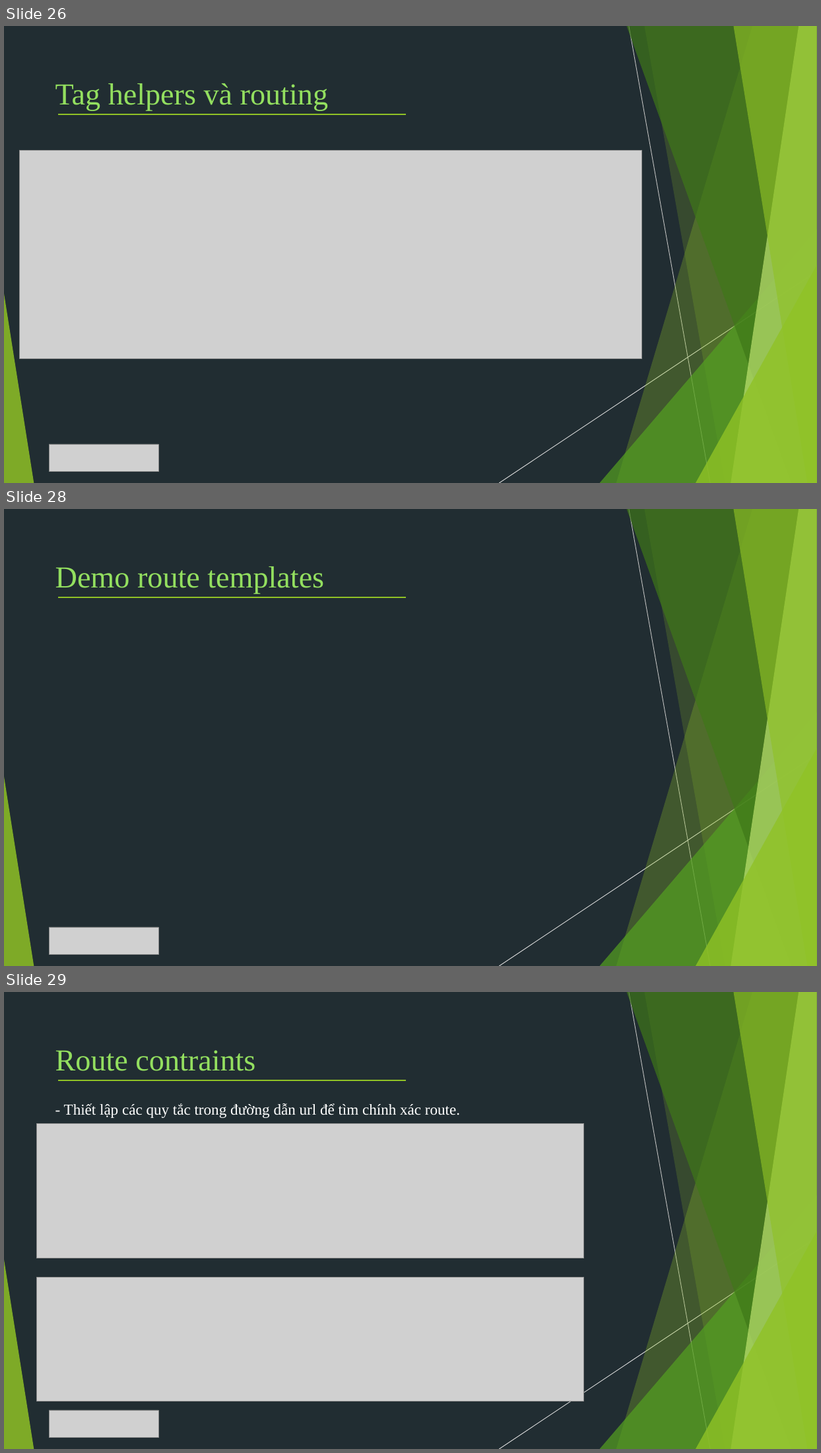
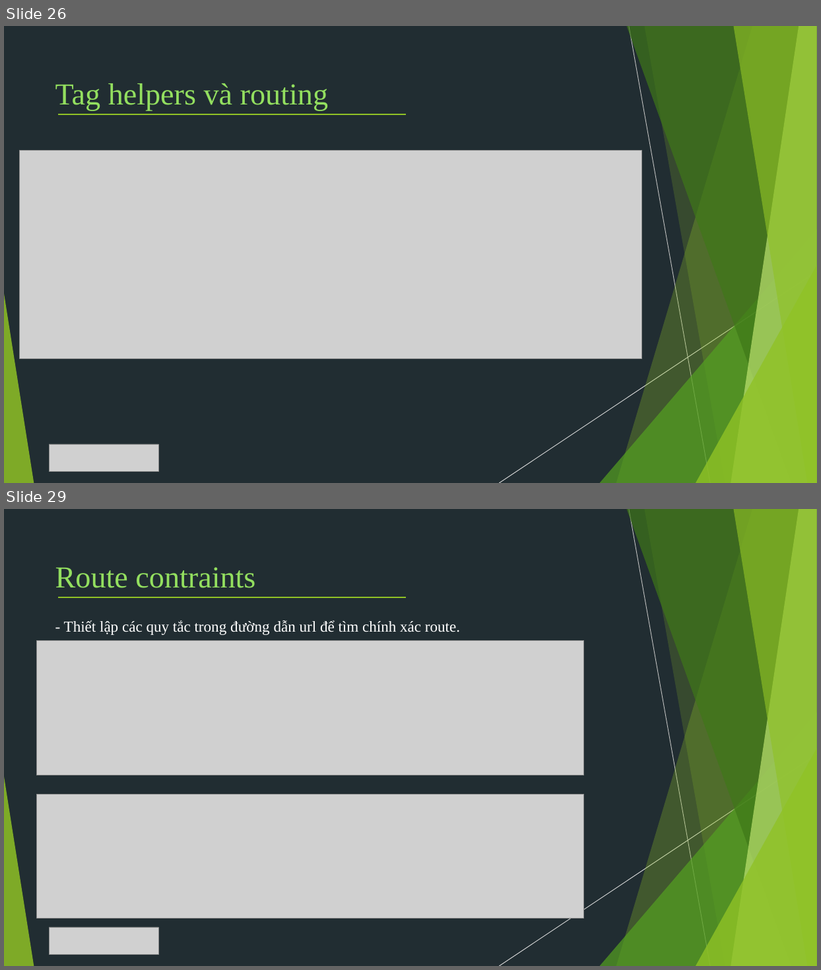
Before and after one commit to TechMarDay/RazorPage, a slide deck: Razor pages.pptx. Shown one above the other, each under a label of ours: slides 26, 28 and 29 before the commit, slides 26 and 29 after it; the slides between them are not shown. The pictures are 821x1453 and 821x970 pixels, drawn with LibreOffice and Linux fonts; fonts in the diff are those of the drawing; grey boxes stand for pictures. Boxes give left, top, right and bottom in pixels: in the first picture for what was removed or moved away, otherwise in the second. Text is boxed around its words. In the diff, an @@ line names an element or a change of style, - is before the commit and + after.

```diff
--- a/Razor pages.pptx
+++ b/Razor pages.pptx
@@ slide 28 removed at [4,509,817,966], background #212D32; not listed: 10 template elements that a slide beside it also shows @@
@@ text removed at [55,566,324,593] @@
-Demo route templates
@@ line removed from (58, 597) to (406, 597) @@
@@ picture removed at [49,927,158,955] @@
```
Also in this commit, not shown: 17 slides changed, 4 slides added, 2 other slides removed.
